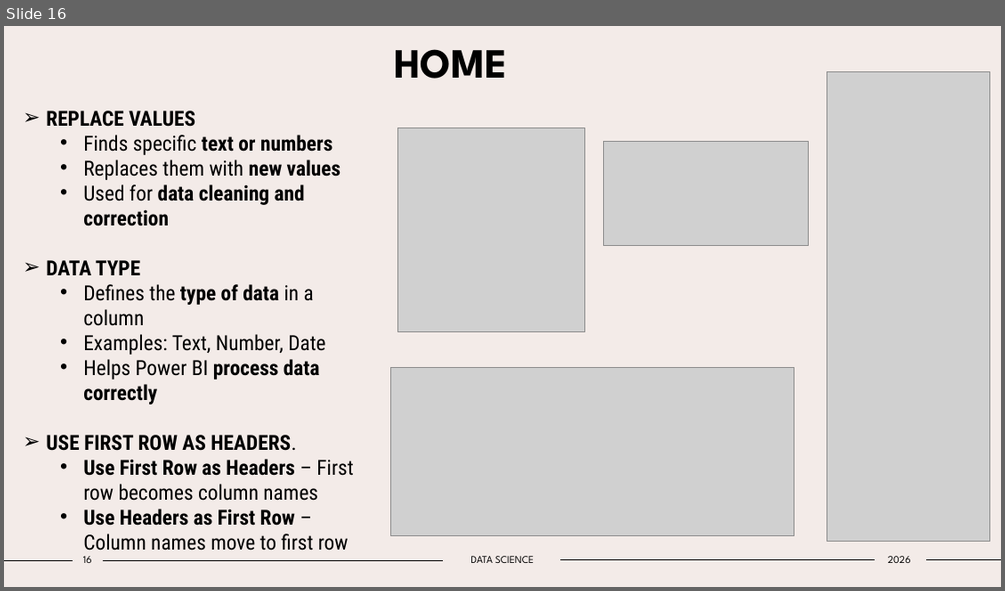
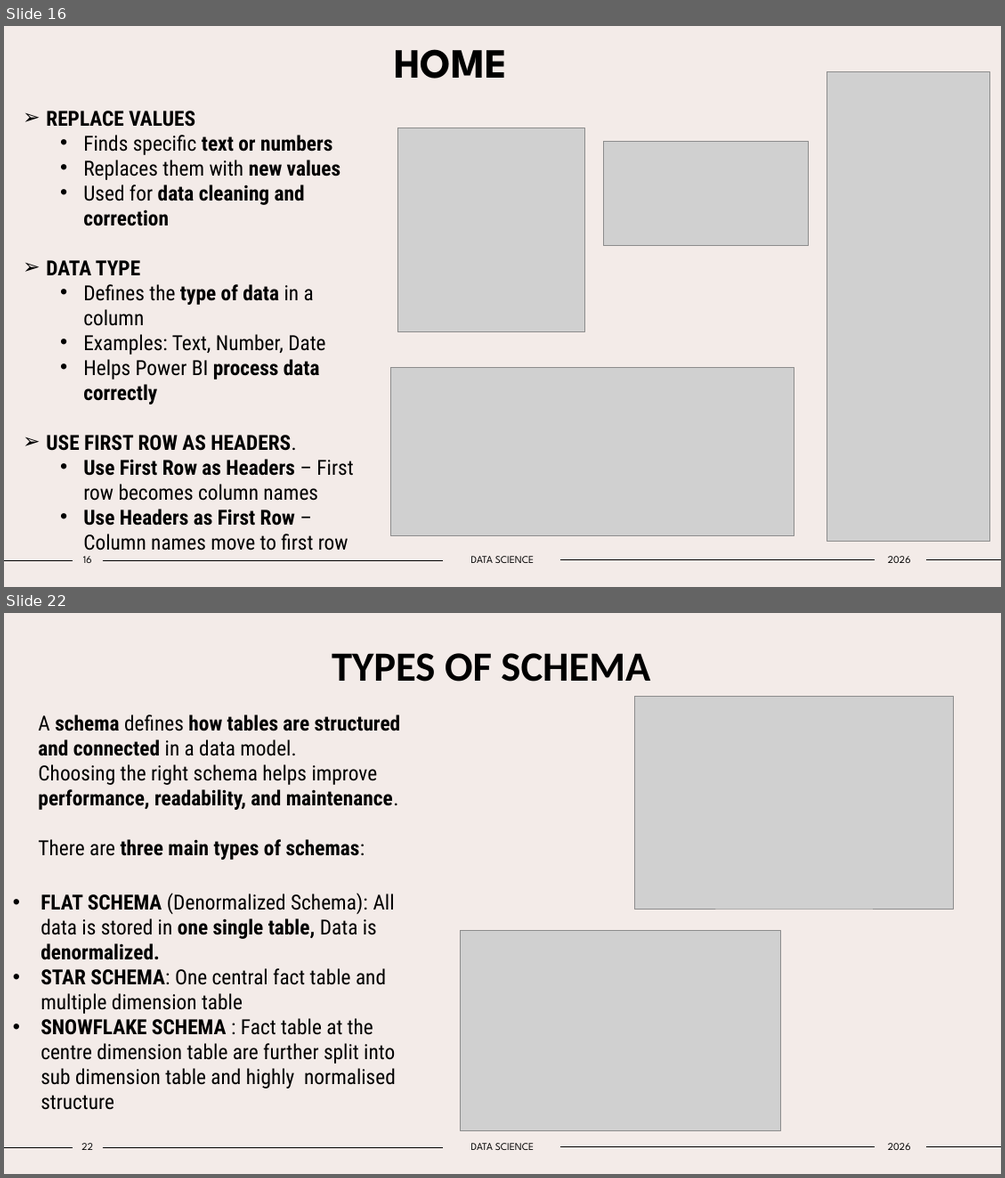
Before and after one commit to Tejas-Santosh-Nalawade/Data-Science-Internship, a slide deck: PPT/POWER_BI.pptx. Shown one above the other, each under a label of ours: slide 16 before the commit, slides 16 and 22 after it; the slides between them are not shown. The pictures are 1005x591 and 1005x1178 pixels, drawn with LibreOffice and Linux fonts; fonts in the diff are those of the drawing; grey boxes stand for pictures. Boxes give left, top, right and bottom in pixels: in the first picture for what was removed or moved away, otherwise in the second. Text is boxed around its words. In the diff, an @@ line names an element or a change of style, - is before the commit and + after.

Commit message:
Week 2 AND Week 3 work Data Modeling and DAX and Power BI

```diff
--- a/PPT/POWER_BI.pptx
+++ b/PPT/POWER_BI.pptx
@@ slide 22 added at (x1=4, y1=613, x2=1001, y2=1174), background #F3EBE8; not listed: 4 template elements that a slide beside it also shows @@
@@ title added at (x1=332, y1=653, x2=650, y2=682), 40 pt, text #000000, bold @@
+TYPES OF SCHEMA
@@ text added at (x1=38, y1=714, x2=401, y2=860), 20 pt, text #000000, bold @@
+  A schema defines how tables are structured and connected in a data model.
+  Choosing the right schema helps improve performance, readability, and maintenance.
+  There are three main types of schemas:
@@ picture added at (x1=635, y1=696, x2=954, y2=908) @@
@@ text added at (x1=40, y1=892, x2=396, y2=1088), 20 pt, text #000000 @@
+• FLAT SCHEMA (Denormalized Schema): All data is stored in one single table, Data is denormalized.
+• STAR SCHEMA: One central fact table and multiple dimension table
+• SNOWFLAKE SCHEMA : Fact table at the centre dimension table are further split into sub dimension table and highly normalised structure
@@ picture added at (x1=461, y1=930, x2=780, y2=1130) @@
@@ page number added at (x1=81, y1=1143, x2=93, y2=1150), 10 pt, text #000000 @@
+22
@@ text added at (x1=471, y1=1143, x2=534, y2=1150), 10 pt, text #000000 @@
+DATA SCIENCE
@@ text added at (x1=888, y1=1143, x2=911, y2=1150), 10 pt, text #000000 @@
+2026
```
Also in this commit, not shown: 2 slides changed, 12 other slides added, 10 other files.
